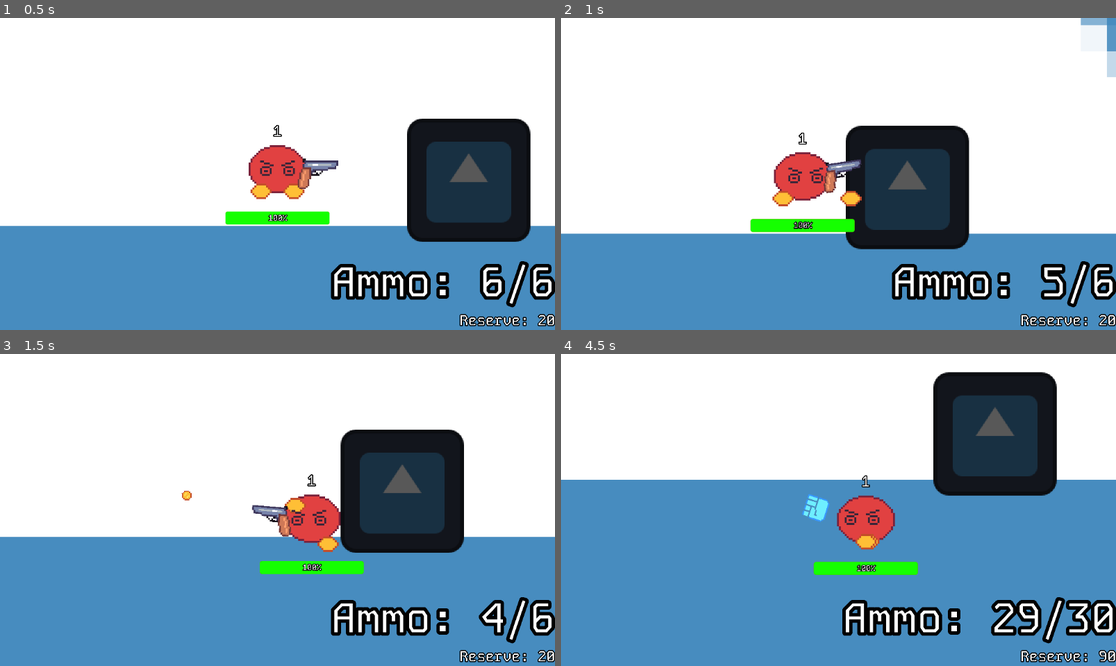
Above: before the commit, frames 1-4 (two rows, left to right).
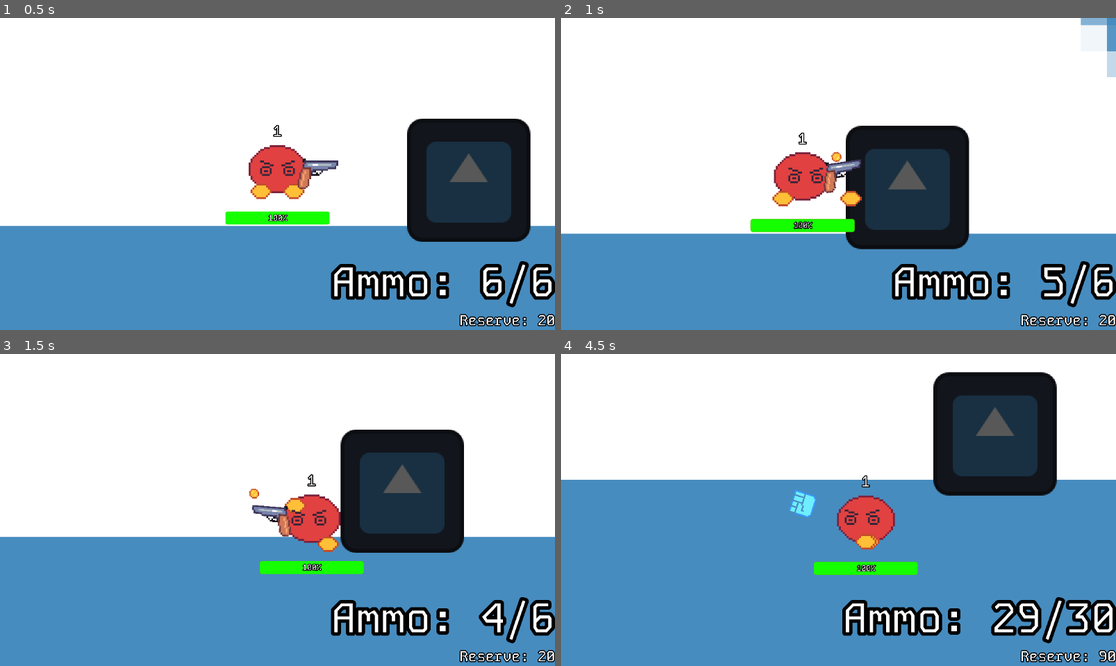
Above: after the commit, the same moments.

Repository: Shuflduf/MultiMurder
Game: Godot game, scene res://scenes/main.tscn
The game is run twice, just before and just after one commit, with the same random seed, the same clock (stepped at 60 frames per second) and the same inputs. This scene is started directly instead of the project's main scene. The engine's default icon, where the game draws it, is replaced by a stand-in: a white triangle on a blue panel in a dark square.
Inputs (mouse positions are in pixels of both pictures, inside the frame that each line leads up to):
- Up to frame 1 (0.5 s): no input
- Up to frame 2 (1 s): tap Enter at 0.5 s; move the mouse to (960, 158) at 0.52 s; press the mouse at (960, 158) at 0.53 s; hold D (right) from 0.53 s (still down)
- Up to frame 3 (1.5 s): move the mouse to (166, 525) at 1.27 s; release D (right) at 1.28 s; release the mouse at (166, 525) at 1.28 s; hold S (down) from 1.28 s (still down); click (166, 525) at 1.35 s
- Up to frame 4 (4.5 s): move the mouse to (894, 441) at 2.02 s; release S (down) at 2.03 s; hold D (right) 2.03-2.78 s; hold 1 (switch_1) 2.03-2.78 s; click (894, 441) at 2.3 s; move the mouse to (810, 572) at 2.77 s; hold W (up) 2.78-3.53 s; tap 2 (switch_2) at 2.85 s; click (810, 572) at 3.05 s; move the mouse to (1005, 556) at 3.52 s; hold 3 (switch_3) 3.53-4.28 s; hold A (left) from 3.53 s (still down); click (1005, 556) at 3.8 s; move the mouse to (672, 463) at 4.27 s; click (672, 463) at 4.35 s

Frame 1 is identical in both runs. In frame 2, less than 0.1% of the frame differs, in the area x 48-51%, y 42-47%; in frame 3, less than 0.1%; in frame 4, 0.4%, in the area x 41-49%, y 43-54%.

Commit message:
deflecting bullets beta tm

Diff:
--- a/scenes/bullet.tscn
+++ b/scenes/bullet.tscn
@@ -25,7 +25,7 @@
 script = ExtResource("2_xu2tu")
 direction = Vector2(1, 0)
 actor = NodePath("..")
-speed = 1500
+speed = 300
 top_down = true
 
 [node name="Area2D" type="Area2D" parent="."]
--- a/scenes/weapons/feedbacker.tscn
+++ b/scenes/weapons/feedbacker.tscn
@@ -8,9 +8,11 @@
 script = ExtResource("2_72f63")
 damage = 10
 flip_enabled = false
-fire_speed = 0.5
 
 [node name="Sprite2D" parent="Hand" index="0"]
 rotation = 1.57079
 scale = Vector2(3, 3)
 texture = ExtResource("2_t2mp6")
+
+[node name="HitBox" parent="Hand" index="1"]
+collision_mask = 6
--- a/scenes/weapons/melee.tscn
+++ b/scenes/weapons/melee.tscn
@@ -4,7 +4,7 @@
 [ext_resource type="Texture2D" uid="uid://cepqbljkg6yn7" path="res://icon.svg" id="2_qoi3m"]
 
 [sub_resource type="RectangleShape2D" id="RectangleShape2D_2mtdj"]
-size = Vector2(50, 50)
+size = Vector2(128, 128)
 
 [node name="Melee" type="Node2D"]
 script = ExtResource("1_tc0td")
--- a/scripts/bullet.gd
+++ b/scripts/bullet.gd
@@ -23,8 +23,6 @@
 		queue_free()
 
 func update_direction(new_rot: float):
-	rotation = new_rot
-
 	move_component.direction = Vector2(
 		cos(new_rot),
 		sin(new_rot)
--- a/scripts/main.gd
+++ b/scripts/main.gd
@@ -46,6 +46,4 @@
 		if player.name != player_name:
 			continue
 		player.health -= damage
-	#var player_idx = multiplayer.get_peers().find(int(player_name))
-	#multiplayer.get_peers()[player_idx].health -= damage
-		#print(player)
+		return
--- a/scripts/weapons/feedbacker.gd
+++ b/scripts/weapons/feedbacker.gd
@@ -1,11 +1,21 @@
 extends Melee
 
 
-## Called when the node enters the scene tree for the first time.
-#func _ready() -> void:
-	#pass # Replace with function body.
-#
-#
-## Called every frame. 'delta' is the elapsed time since the previous frame.
-#func _process(delta: float) -> void:
-	#pass
+func deal_damage():
+	if hitbox.get_overlapping_bodies() != []:
+		for body in hitbox.get_overlapping_bodies():
+
+			if body is Player:
+				if body == player:
+					continue
+				main_scene.rpc("hurt_player", body.name, damage)
+				return
+
+			if body is Bullet:
+				print("AHH")
+				if body.bullet_owner == player:
+					continue
+				body.bullet_owner = player
+				#print(get_local_mouse_position())
+				body.look_at(body.get_local_mouse_position())
+				body.update_direction(body.rotation)
--- a/scripts/weapons/melee.gd
+++ b/scripts/weapons/melee.gd
@@ -23,15 +23,7 @@
 
 	await get_tree().create_timer(fire_speed / 2).timeout
 
-	if hitbox.get_overlapping_bodies() != []:
-		for body in hitbox.get_overlapping_bodies():
-			if body is Player:
-				#print("AH")
-				#if body == player:
-					#continue
-				main_scene.rpc("hurt_player", body.name, damage)
-				#body.health -= damage
-				#body.update_hud()
+	deal_damage()
 
 	await tween.finished
 	punching = false
@@ -40,10 +32,11 @@
 	rest_pos = hand.position.x
 	main_scene = get_tree().root.find_child("Main", true, false)
 
-#func _on_hit_box_body_entered(body: Node2D) -> void:
-	#if !punching:
-		#return
-	#if body is Player:
-		#if body == player:
-			#return
-		#body.health -= damage
+func deal_damage():
+	if hitbox.get_overlapping_bodies() != []:
+		for body in hitbox.get_overlapping_bodies():
+			if body is Player:
+				if body == player:
+					continue
+				main_scene.rpc("hurt_player", body.name, damage)
+				return
